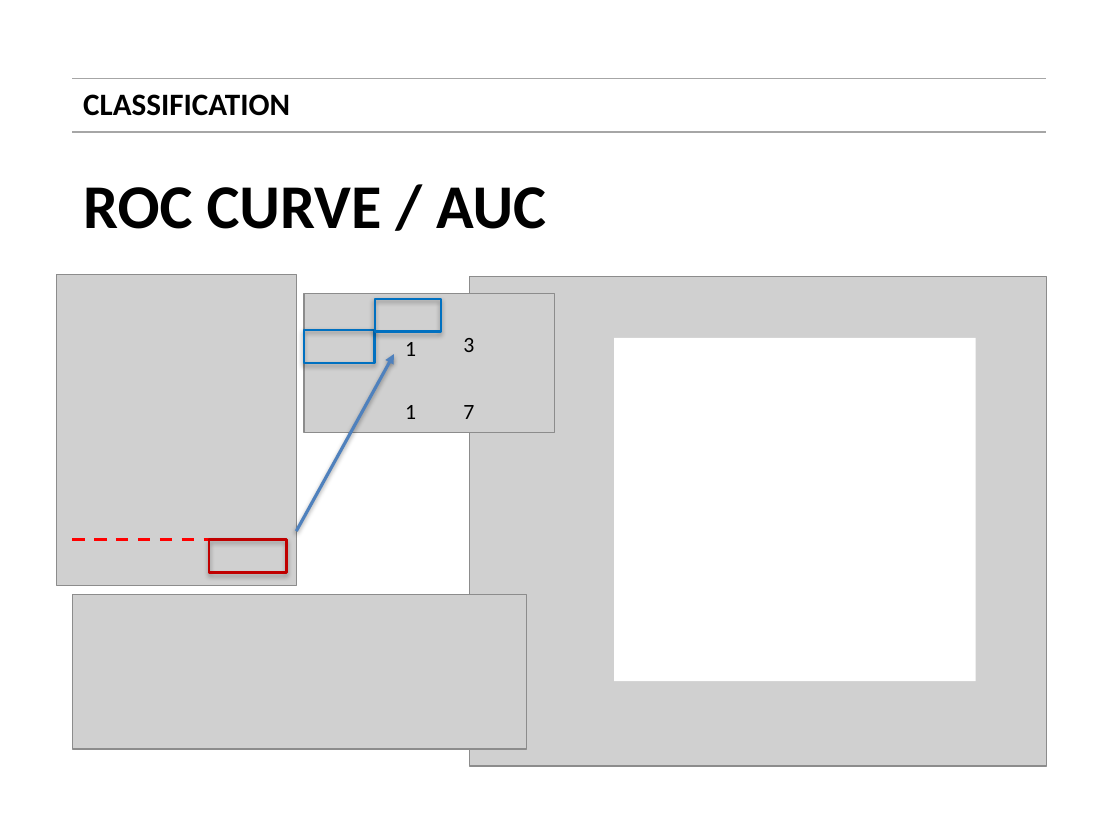
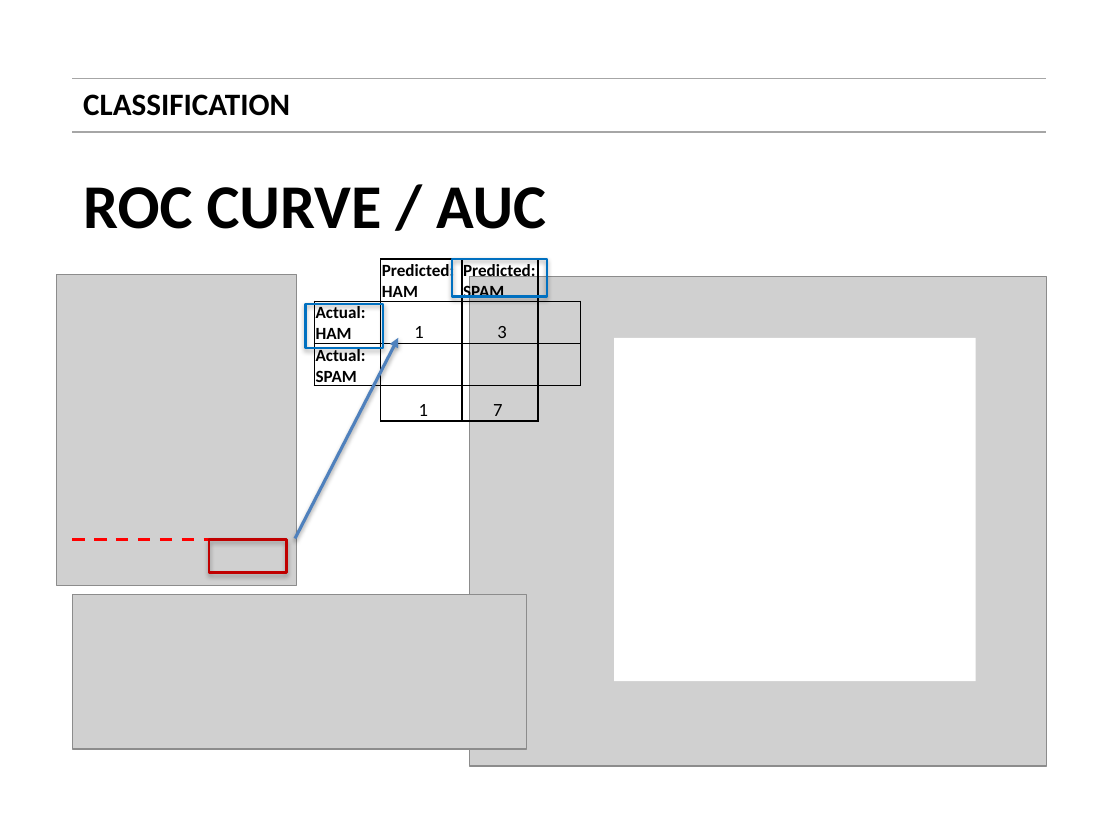
Before and after one commit to vim89/machine-learning-practice, a slide deck: slide 39 of day_3/slides/01_classification.pptx. Drawn at 1120x840 pixels with LibreOffice and Linux fonts; fonts in the diff are those of the drawing; grey boxes stand for pictures. Boxes give left, top, right and bottom in pixels: in the first picture for what was removed or moved away, otherwise in the second. Text is boxed around its words. In the diff, an @@ line names an element or a change of style, - is before the commit and + after.

```diff
--- a/day_3/slides/01_classification.pptx
+++ b/day_3/slides/01_classification.pptx
@@ table added at (x1=315, y1=259, x2=581, y2=425), 4 rows, 4 columns @@
+ | Predicted: HAM | Predicted: SPAM | 
+Actual: HAM | 1 | 3 | 
+Actual: SPAM |  |  | 
+ | 1 | 7 | 
@@ rectangle resized from (x1=375, y1=299, x2=441, y2=332) to (x1=452, y1=259, x2=547, y2=297) @@
@@ picture removed at (x1=304, y1=293, x2=553, y2=432) @@
@@ rectangle resized from (x1=304, y1=330, x2=374, y2=363) to (x1=306, y1=304, x2=383, y2=347) @@
@@ arrow moved from (297, 531) - (394, 354) to (295, 539) - (399, 338) @@
@@ text removed at (x1=405, y1=342, x2=416, y2=356) @@
-1
@@ text removed at (x1=463, y1=338, x2=474, y2=352) @@
-3
@@ text removed at (x1=405, y1=405, x2=416, y2=419) @@
-1
@@ text removed at (x1=463, y1=405, x2=474, y2=419) @@
-7
```
Also in this commit, not shown: 16 other slides changed.
